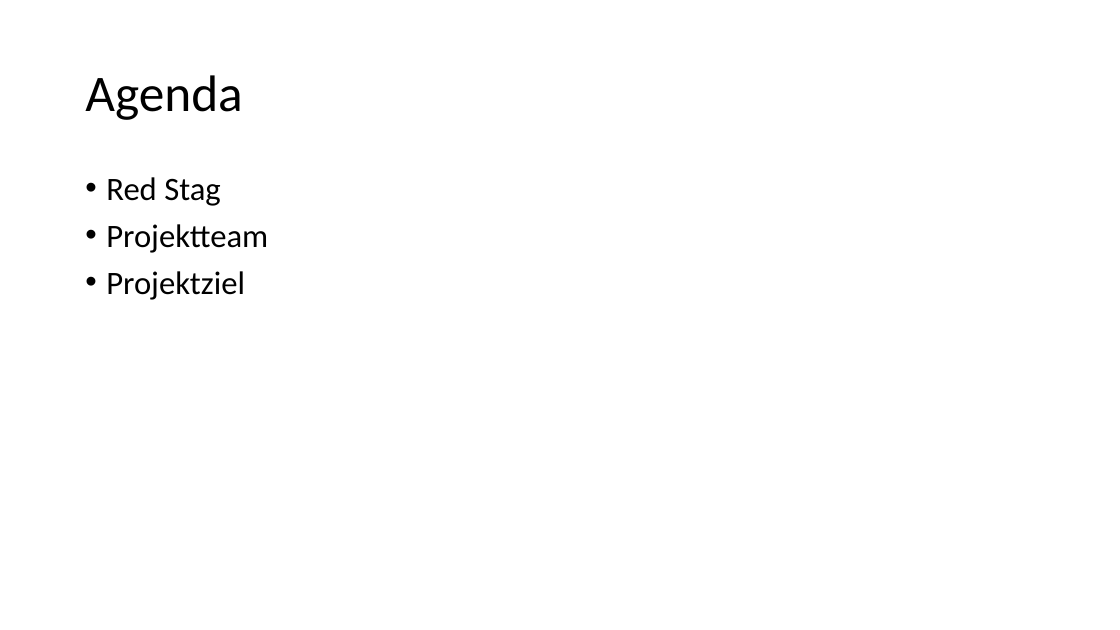
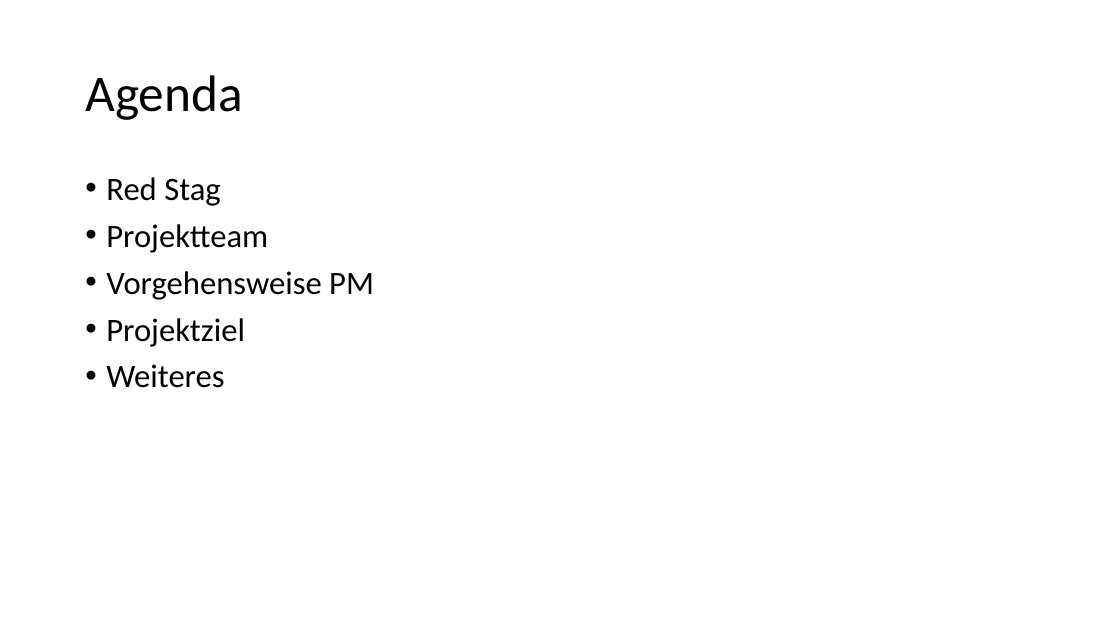
Before and after one commit to Masterarth/PM, a slide deck: slide 2 of documents/projectmanagement/Praesentationen/Vorstellung_26ster.pptx. Drawn at 1120x630 pixels with LibreOffice and Linux fonts; fonts in the diff are those of the drawing. Boxes give left, top, right and bottom in pixels: in the first picture for what was removed or moved away, otherwise in the second. Text is boxed around its words. In the diff, an @@ line names an element or a change of style, - is before the commit and + after.

Commit message:
Add Changes in Powerpoint

```diff
--- a/documents/projectmanagement/Praesentationen/Vorstellung_26ster.pptx
+++ b/documents/projectmanagement/Praesentationen/Vorstellung_26ster.pptx
@@ text at [106, 271, 374, 300]: paragraph added @@
+• Vorgehensweise PM
@@ text at [106, 364, 224, 388]: paragraph added @@
+• Weiteres
```
Also in this commit, not shown: 3 slides added, 2 other files.
